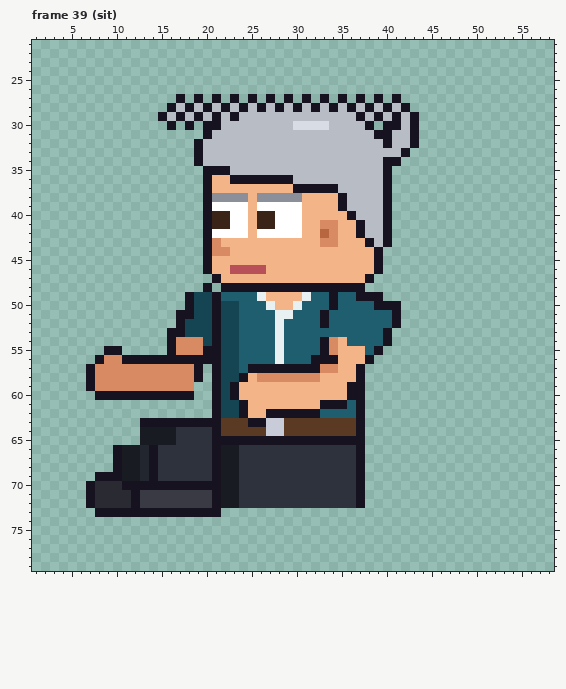
Pixel-art file: sprites/expo/expo_tina_left_anim.aseprite. Above: the version before the commit.
64x80 pixels, 129 frames. Shown: frame 39 (sit): x 1..58, y 21..79. The old version is drawn lined up with the new one. The commit also changed other frames, which this record leaves out.
And afterwards:
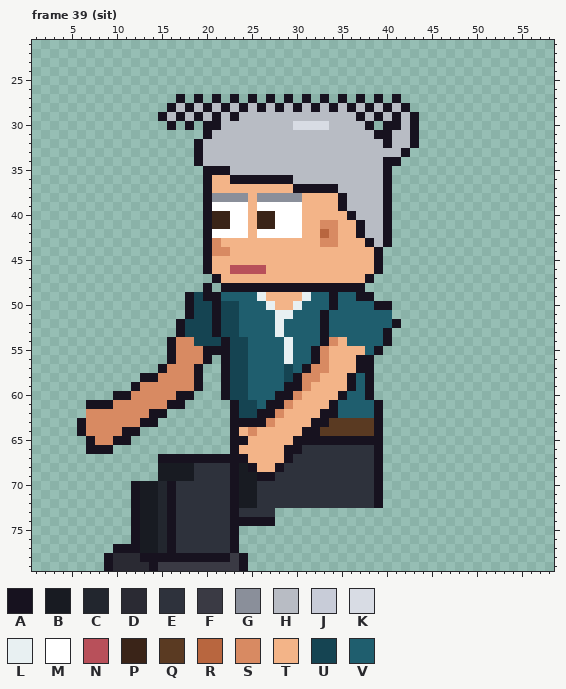
Palette (. is transparent): A #17121f  B #181b22  C #22262e  D #2a2a33  E #2e323c  F #3a3a44  G #8a8f9a  H #b8bcc4  J #c8ccd8  K #d8dce4  L #e8f0f2  M #ffffff  N #b8505a  P #3a2418  Q #5a3a22  R #b8663f  S #d88a62  T #f3b488  U #154452  V #1f5e6e
Edits made:
whole drawing moved by -2,-6 (the old picture is shown already moved)
Frame 39 (sit):
y 49: x 20 U -> A; x 39 A -> .
y 50: x 41 A -> .
y 51: x 17 A -> .; x 41 A -> .
y 53: x 16 A -> .; x 33 V -> A
y 54: x 19 S -> U; x 21..22 AU -> UA; x 24 V -> U; x 28..29 LV -> VL
y 55: x 9..10 AA -> ..; x 22 U -> A; x 24 V -> U; x 28..29 LV -> VL; x 32..34 VAS -> AST
y 56: x 8..15 ASSAAAAA -> ........; x 17..19 AAA -> SSS; x 21..22 AU -> .A; x 24 V -> U; x 28..29 LV -> VL; x 33..34 AA -> ST; x 37 T -> A
y 57: x 7..15 ASSSSSSSS -> ........A; x 21..22 AU -> .A; x 24..30 VAAAAAA -> UVVVVUV; x 32 A -> S; x 34 S -> T; x 38 . -> A
y 58: x 7..14 ASSSSSSS -> ......AA; x 21..22 AU -> .A; x 24..30 ATSSSSS -> UVVVVUA; x 36..38 TA. -> AVA
y 59: x 7..12 ASSSSS -> .....A; x 19 . -> A; x 21..31 AUATTTTTTTT -> .AUUVVVVAAS; x 37..38 A. -> VA
y 60: x 8..9 AA -> ..; x 12..16 AAAAA -> SSSSS; x 21..30 AUATTTTTTT -> .AUUVVVAAS; x 35..38 TAA. -> AVVA
y 61: x 7..17 ........... -> AAASSSSSSAA; x 21..29 AUUATTTTT -> ..AUUVAAS; x 33 A -> T; x 35 A -> V; x 37..39 A.. -> VVA
y 62: x 7..15 ......... -> SSSSSSSAA; x 21..26 AUUATT -> ..AUUA; x 28..34 AAAAAVV -> STTTTAA; x 37..39 A.. -> VVA
y 63: x 6..12 ....... -> ASSSSSS; x 15..24 AAAAAAAQQQ -> ........AA; x 27..33 JJQQQQQ -> STTTTAA; x 37..39 A.. -> QQA
y 64: x 6..32 .......BBBBEEEEAQQQQQJJQQQQ -> ASSSSAA..........ATSTTTTTAA; x 37..39 A.. -> QQA
y 65: x 7..11 ..... -> ASSAA; x 13..22 BBBBEEEEAA -> ..........; x 25..29 AAAAA -> TTTTT; x 38..39 .. -> AA
y 66: x 7..30 ...ABBCAEEEEEEABBEEEEEEE -> AAA.............ATTTTTAA; x 37..39 A.. -> EEA
y 67: x 10..20 ABBCAEEEEEE -> .....AAAAAA; x 22..29 BBEEEEEE -> AAATTTTA; x 37..39 A.. -> EEA
y 68: x 10..18 ABBCAEEEE -> .....BBBB; x 21..28 ABBEEEEE -> EEABATTA; x 37..39 A.. -> EEA
y 69: x 8..18 AAABBCAEEEE -> .......BBBB; x 21..27 ABBEEEE -> EEABBAA; x 37..39 A.. -> EEA
y 70: x 7..11 ADDDA -> .....; x 13..15 AAA -> BBC; x 17..25 AAAAABBEE -> EEEEEEABB; x 37..39 A.. -> EEA
y 71..72: x 7..11 ADDDD -> .....; x 13..25 FFFFFFFFABBEE -> BBCAEEEEEEABB; x 37..39 A.. -> EEA
y 73: x 8..11 AAAA -> ....; x 13..15 AAA -> BBC; x 17..27 AAAAA...... -> EEEEEEAEEEE
y 74: x 12..27 ................ -> ABBCAEEEEEEAAAAA
y 75..76: x 12..23 ............ -> ABBCAEEEEEEA
y 77: x 10..23 .............. -> AAABBCAEEEEEEA
y 78: x 9..24 ................ -> ADDDAAAAAAAAAAFA
y 79: x 9..24 ................ -> ADDDDAFFFFFFFFFA
Pixel boxes of the changes (left, top, right, bottom) in both pictures:
changed: (77, 292, 401, 571)
